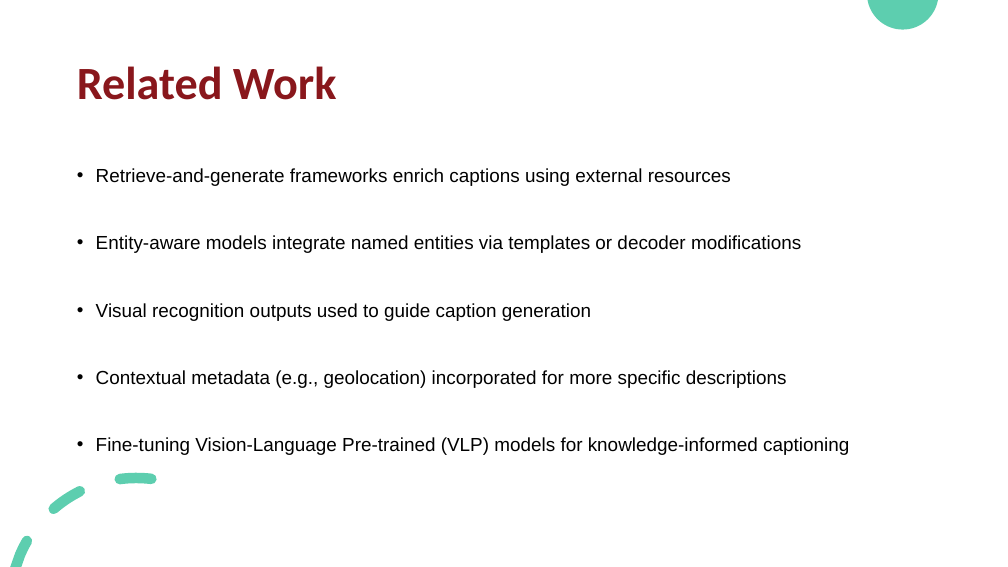
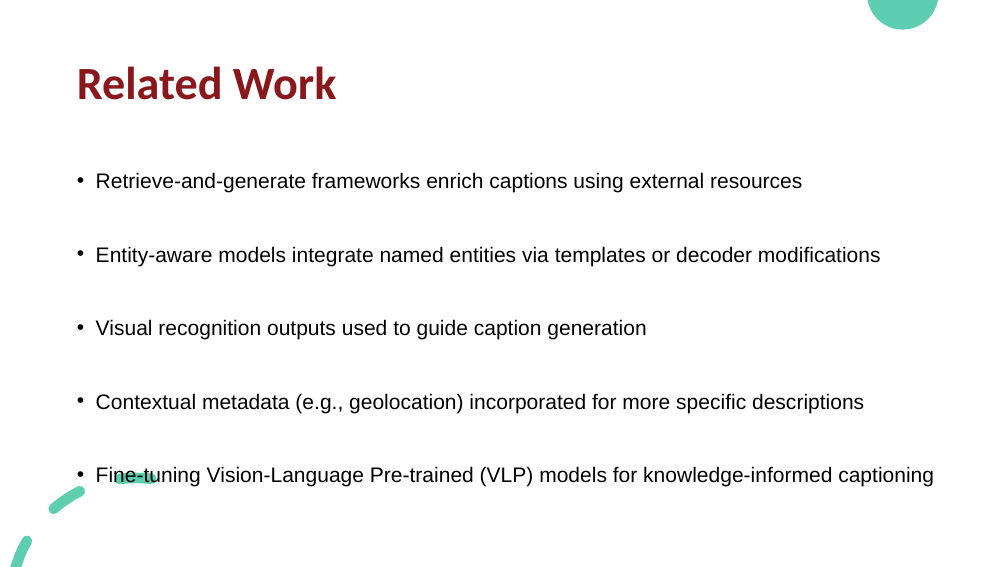
Before and after one commit to BRAIN-Lab-AI/Enhanced-K-Replay, a slide deck: slide 5 of presentation.pptx. Drawn at 1008x567 pixels with LibreOffice and Linux fonts; fonts in the diff are those of the drawing. Boxes give left, top, right and bottom in pixels: in the first picture for what was removed or moved away, otherwise in the second. Text is boxed around its words. In the diff, an @@ line names an element or a change of style, - is before the commit and + after.

```diff
--- a/presentation.pptx
+++ b/presentation.pptx
@@ text "Retrieve-and-generate frameworks enrich captions using ..." at (96,172,934,487): size 18 to 20 pt @@
```
Also in this commit, not shown: 12 other slides changed, 2 slides added.
